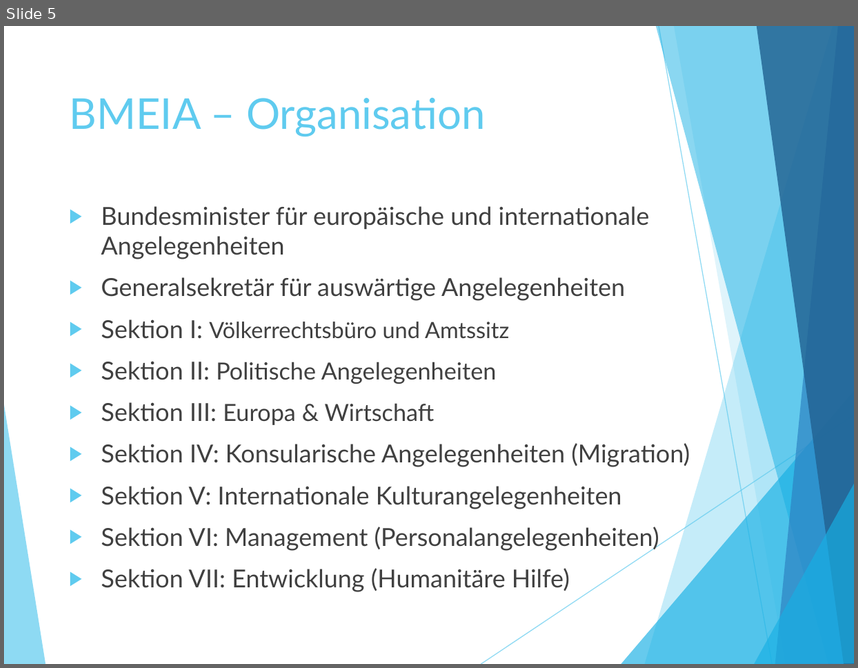
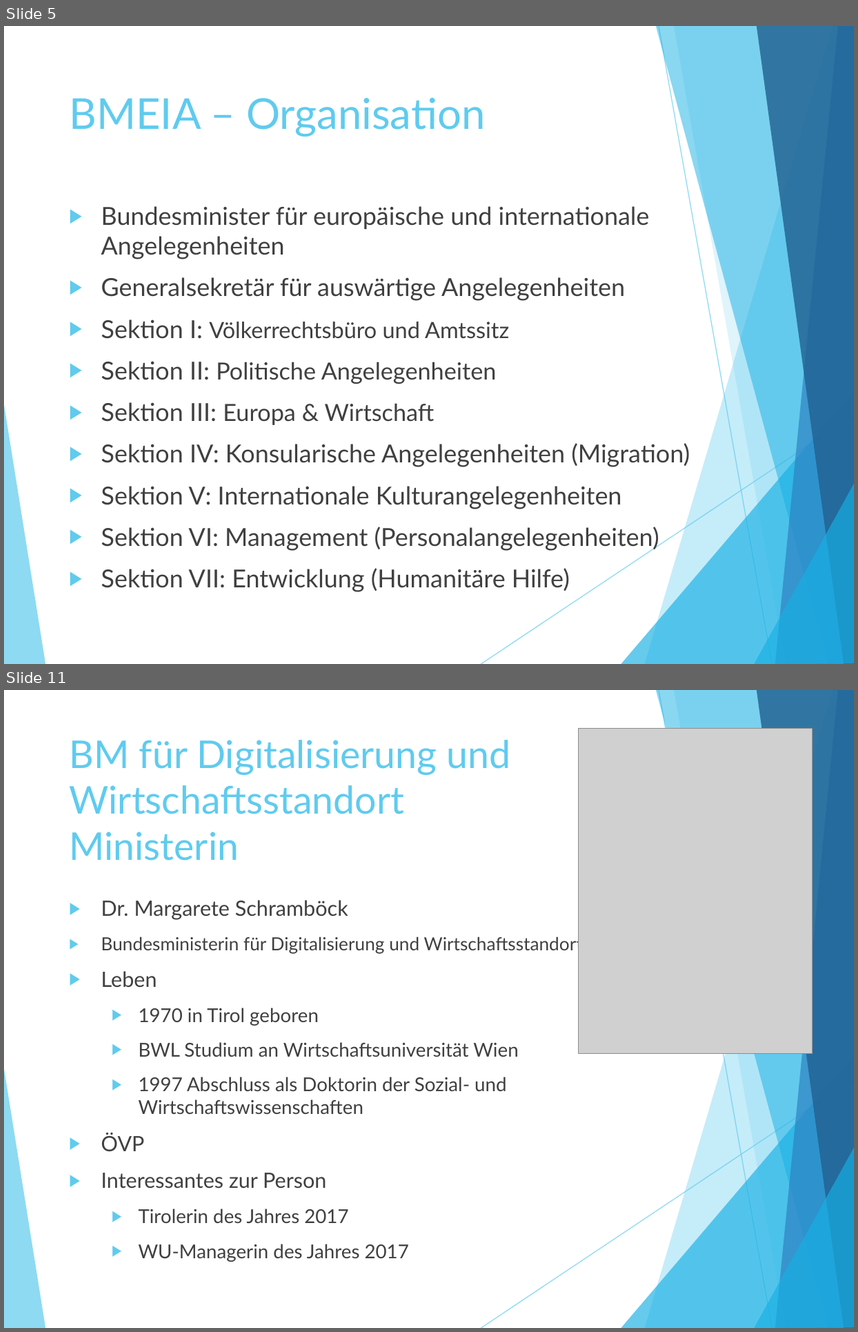
Before and after one commit to itsthistim/Berufsschule, a slide deck: Y3/PB/3.11_Vorlage Präsentation Bundesministerien.pptx. Shown one above the other, each under a label of ours: slide 5 before the commit, slides 5 and 11 after it; the slides between them are not shown. The pictures are 858x668 and 858x1332 pixels, drawn with LibreOffice and Linux fonts; fonts in the diff are those of the drawing; grey boxes stand for pictures. Boxes give left, top, right and bottom in pixels: in the first picture for what was removed or moved away, otherwise in the second. Text is boxed around its words. In the diff, an @@ line names an element or a change of style, - is before the commit and + after.

```diff
--- a/Y3/PB/3.11_Vorlage Präsentation Bundesministerien.pptx
+++ b/Y3/PB/3.11_Vorlage Präsentation Bundesministerien.pptx
@@ slide 11 added at <box>4,690,854,1328</box>, background #FFFFFF; not listed: 10 template elements that a slide beside it also shows @@
@@ picture added at <box>579,728,813,1053</box> @@
@@ title added at <box>69,740,511,860</box>, 32.4 pt, text #5FCBEF @@
+BM für Digitalisierung und Wirtschaftsstandort
+Ministerin
@@ text added at <box>101,900,583,1261</box>, 16.1 pt, text #404040 @@
+▶ Dr. Margarete Schramböck
+▶ Bundesministerin für Digitalisierung und Wirtschaftsstandort
+▶ Leben
+  ▶ 1970 in Tirol geboren
+  ▶ BWL Studium an Wirtschaftsuniversität Wien
+  ▶ 1997 Abschluss als Doktorin der Sozial- und Wirtschaftswissenschaften
+▶ ÖVP
+▶ Interessantes zur Person
+  ▶ Tirolerin des Jahres 2017
+  ▶ WU-Managerin des Jahres 2017
```
Also in this commit, not shown: 3 slides changed, 4 other slides added, 9 other files.
